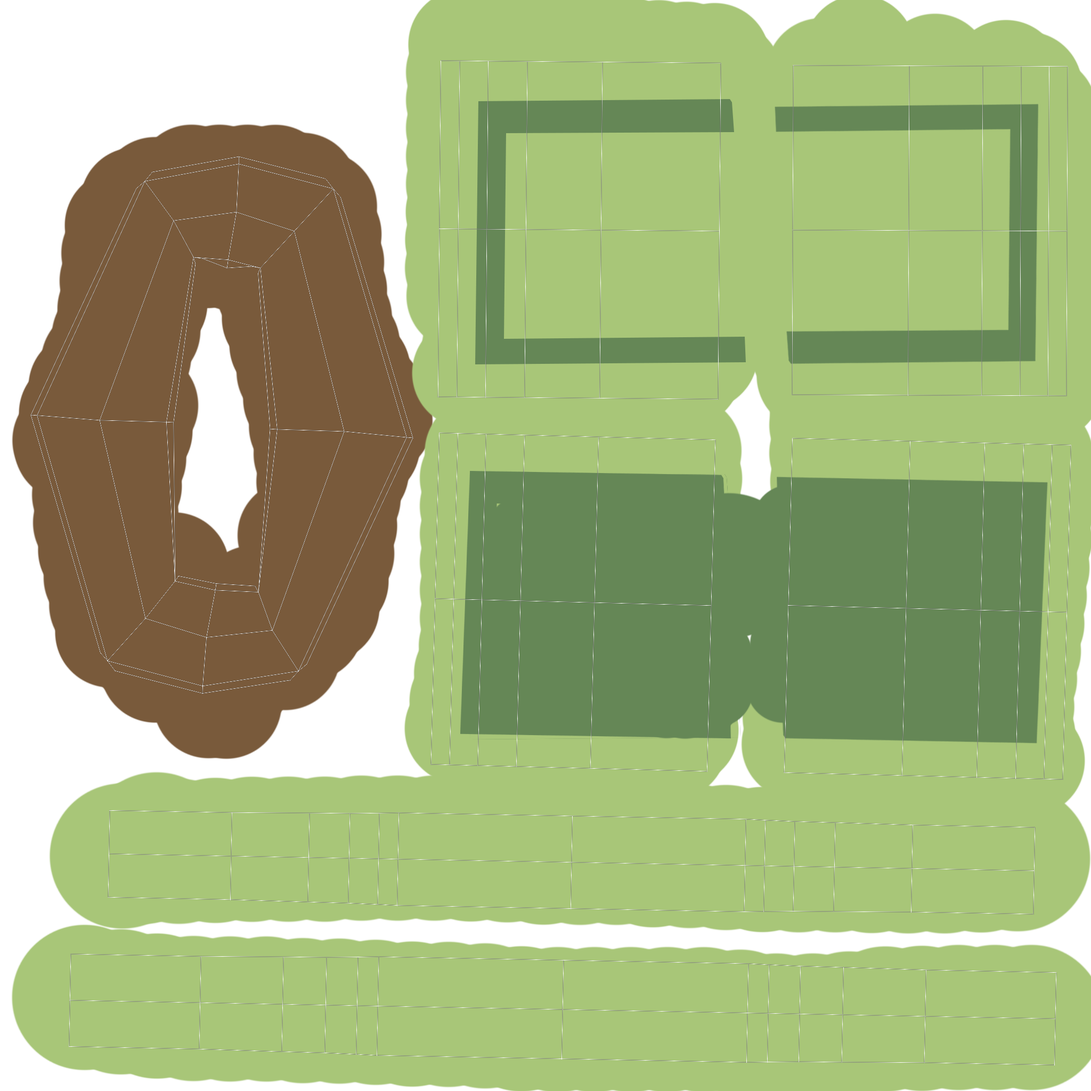
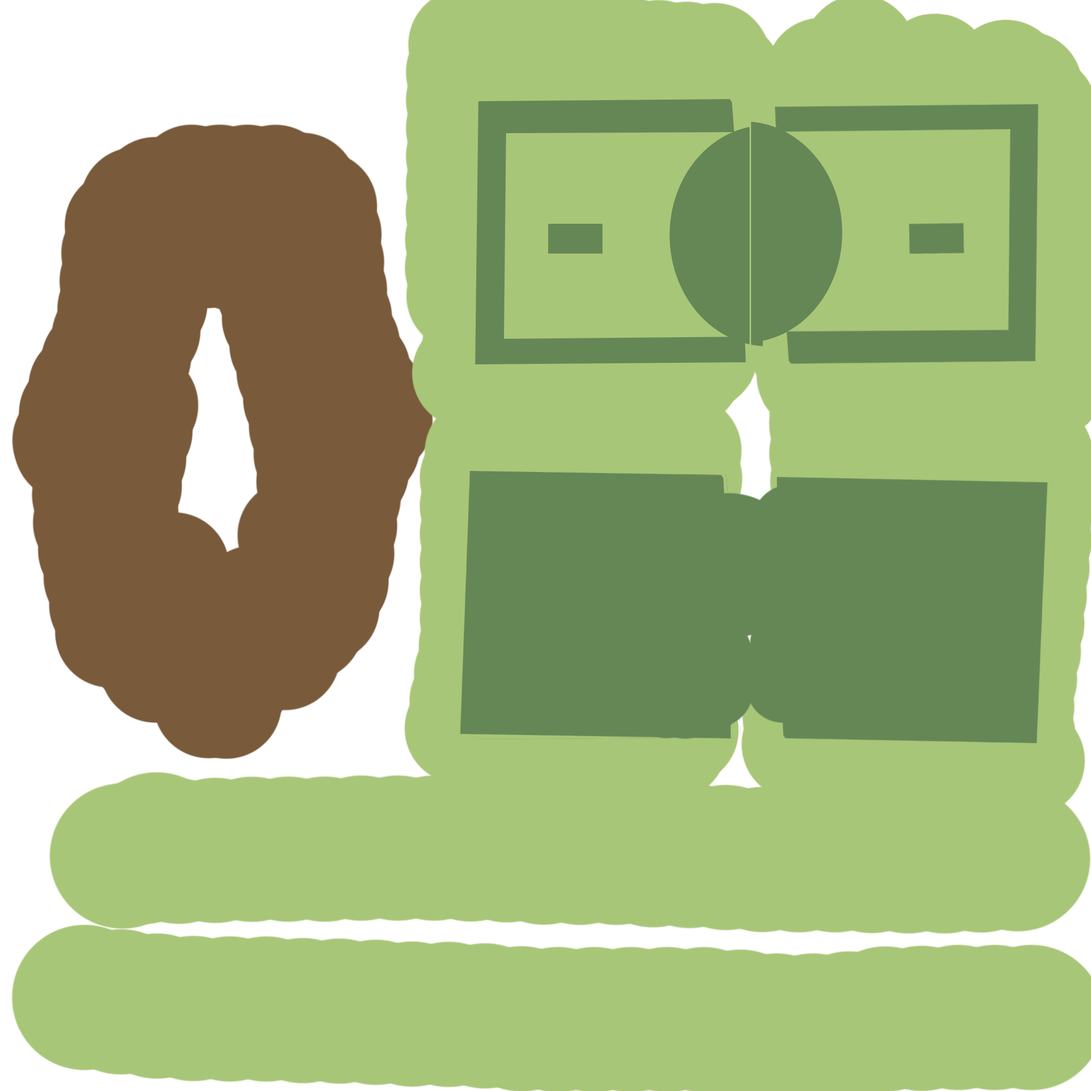
The second (1091, 1091) image is a revision of the first. Changes to its layers:
hid "outline" over [30, 60, 1072, 1066]
painted on "color" over [496, 14, 1091, 509]
